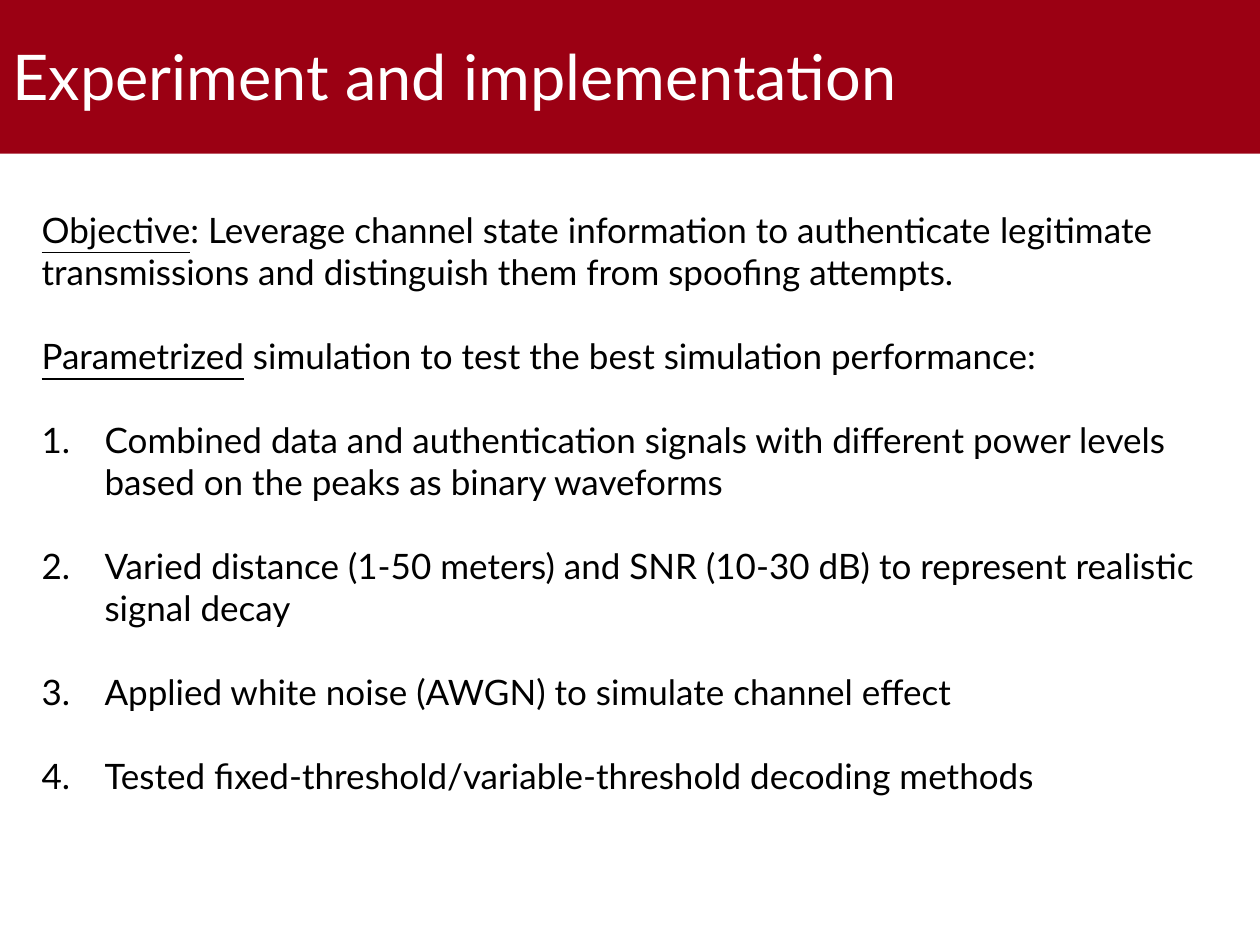
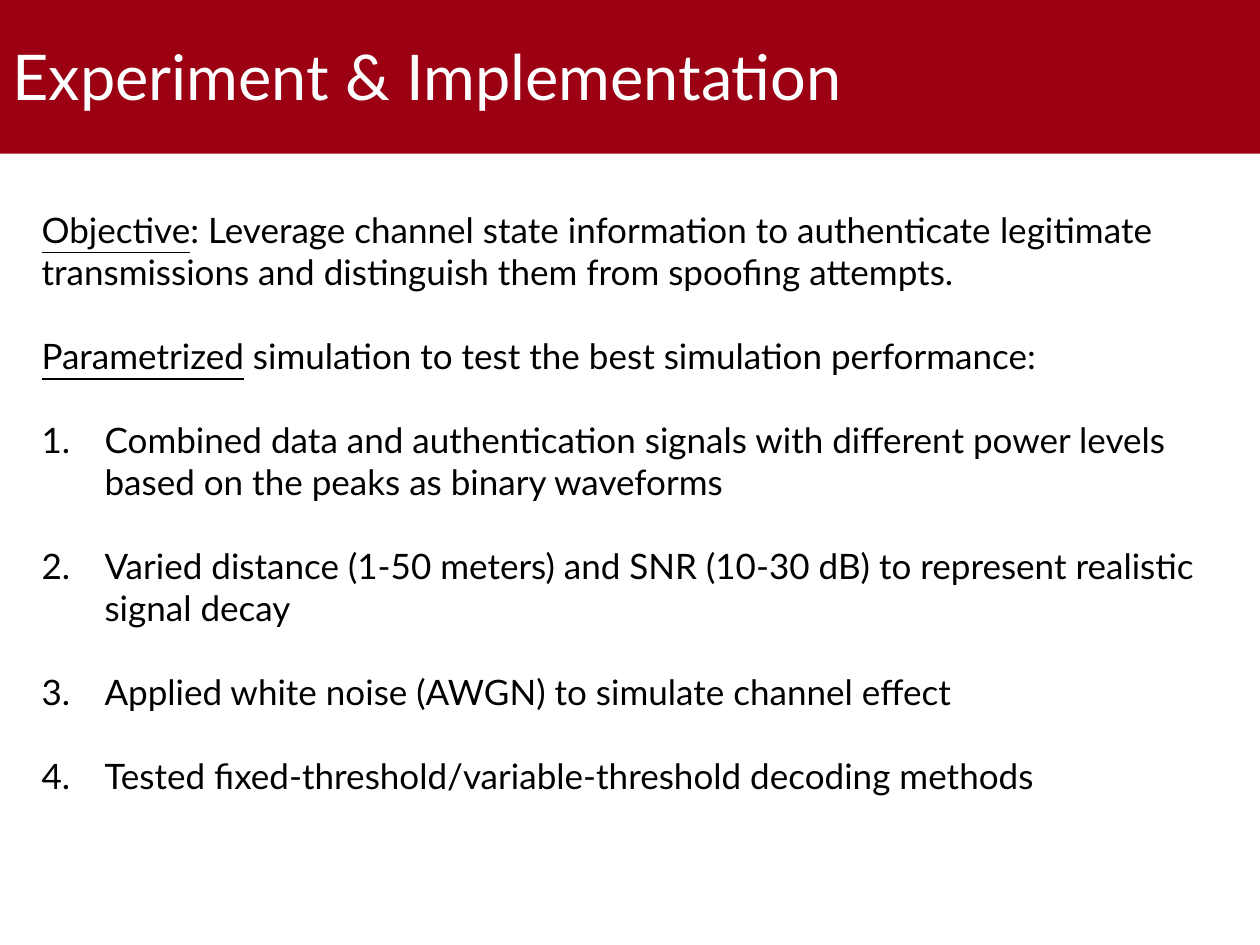
Before and after one commit to gabrielrovesti/PLA-Bluetooth-Environment, a slide deck: slide 6 of Third Part - Physical Layer Device Authentication/Slides/PLA Bluetooth Environment.pptx. Drawn at 1260x945 pixels with LibreOffice and Linux fonts; fonts in the diff are those of the drawing; background and template pictures are left out. Boxes give left, top, right and bottom in pixels: in the first picture for what was removed or moved away, otherwise in the second. Text is boxed around its words. In the diff, an @@ line names an element or a change of style, - is before the commit and + after.

```diff
--- a/Third Part - Physical Layer Device Authentication/Slides/PLA Bluetooth Environment.pptx
+++ b/Third Part - Physical Layer Device Authentication/Slides/PLA Bluetooth Environment.pptx
@@ title at [13,53,841,111]: text changed @@
-Experiment and implementation
+Experiment & Implementation
```
Also in this commit, not shown: 1 other slide changed, 1 other file.
